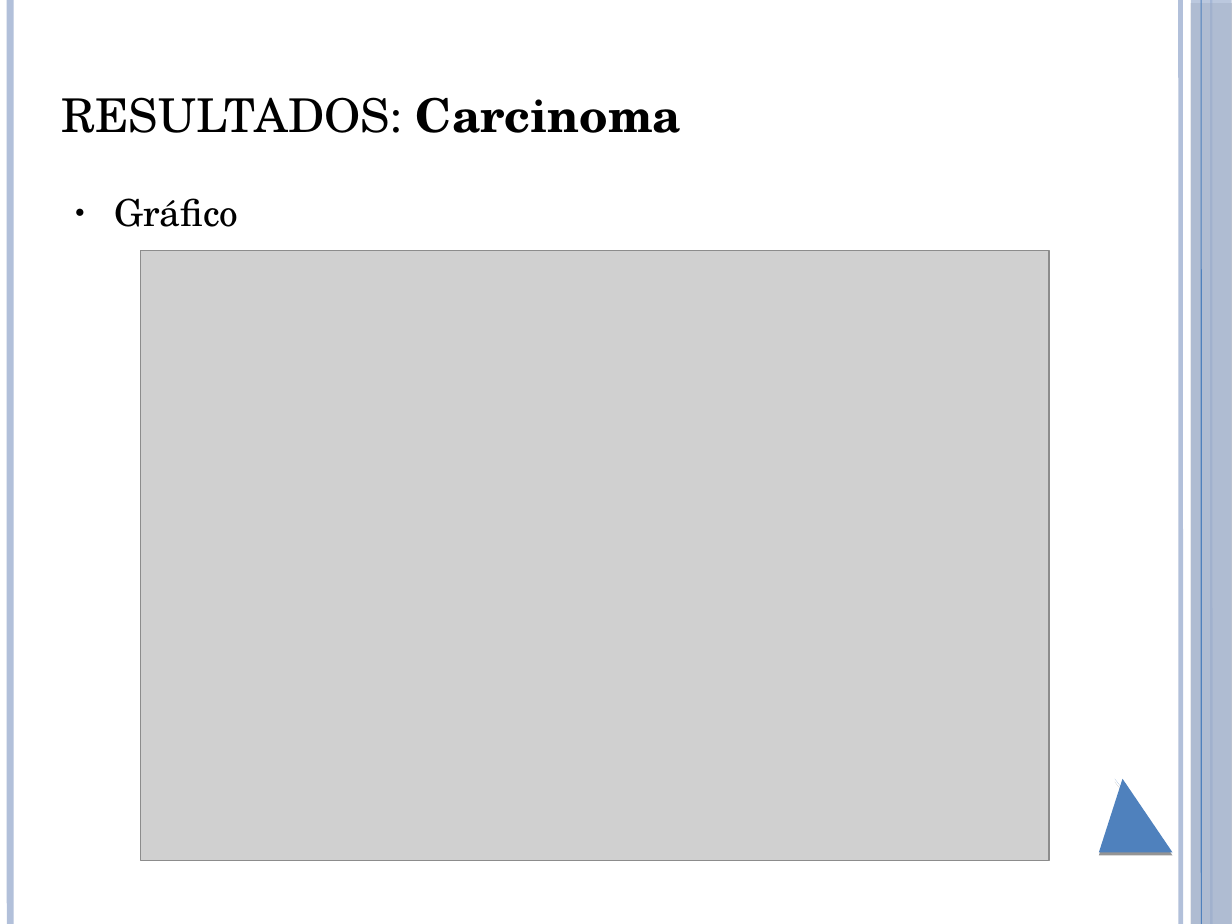
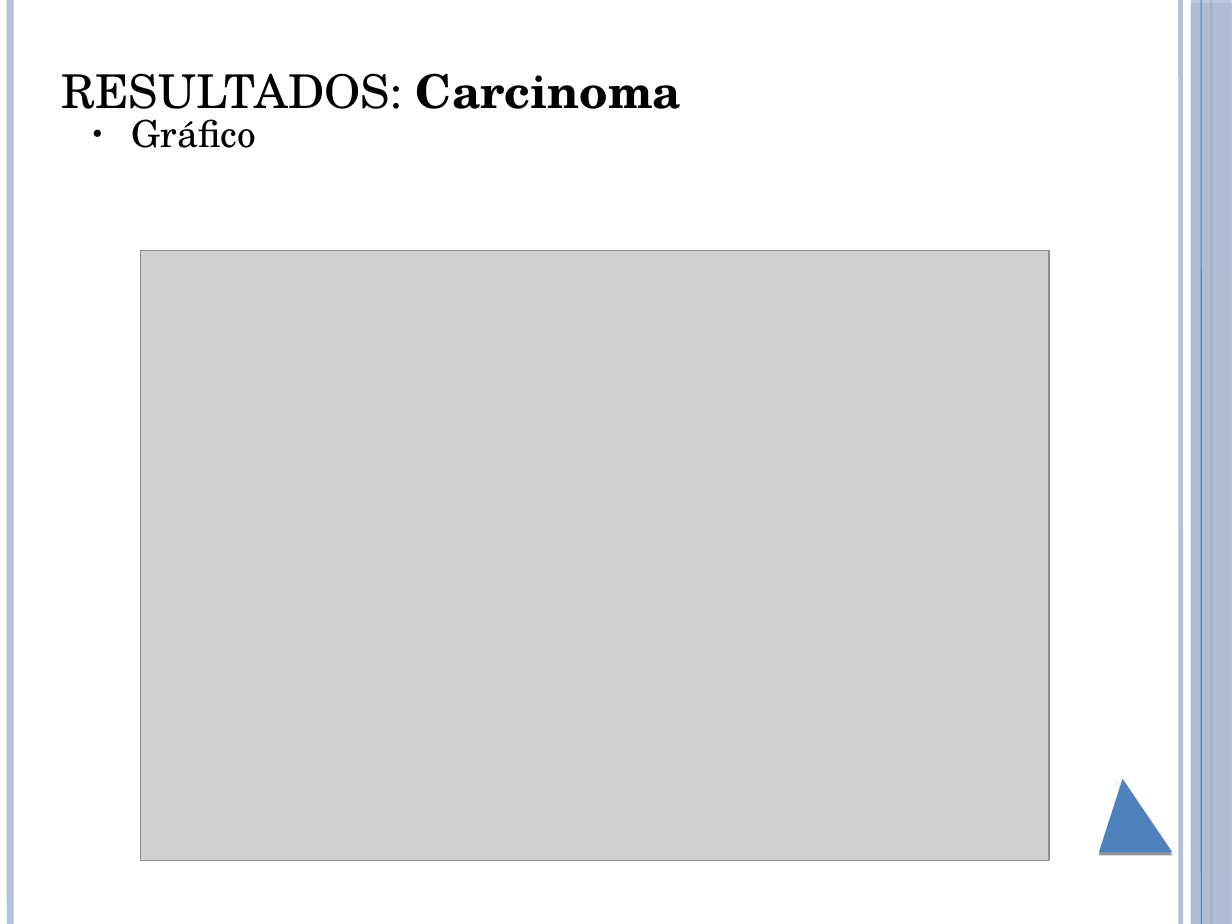
Before and after one commit to brunoliveira8/pdi, a slide deck: slide 16 of trabalho 6/apresentacao.pptx (slide 15 before the commit). Drawn at 1232x924 pixels with LibreOffice and Linux fonts; fonts in the diff are those of the drawing; grey boxes stand for pictures. Boxes give left, top, right and bottom in pixels: in the first picture for what was removed or moved away, otherwise in the second. Text is boxed around its words. In the diff, an @@ line names an element or a change of style, - is before the commit and + after.

```diff
--- a/trabalho 6/apresentacao.pptx
+++ b/trabalho 6/apresentacao.pptx
@@ title "RESULTADOS: Carcinoma" rewrapped from (x1=62, y1=97, x2=681, y2=133) to (x1=62, y1=73, x2=681, y2=122) @@
@@ text "Gráfico" moved from (x1=114, y1=198, x2=238, y2=227) to (x1=132, y1=119, x2=256, y2=148) @@
```
Also in this commit, not shown: 11 other slides changed, 3 slides added, 3 other files.
